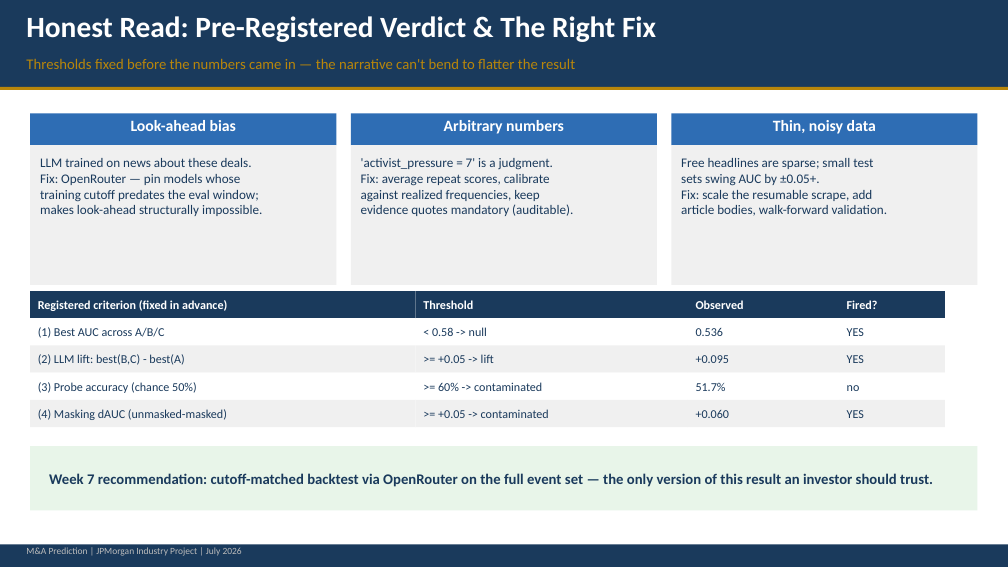
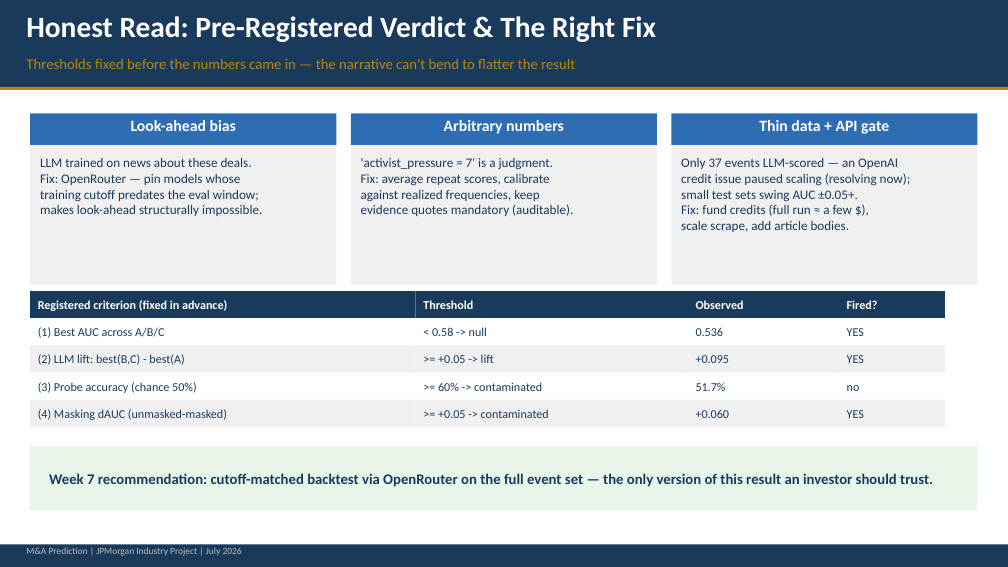
Before and after one commit to cindyfu0312/ucb-jpm-MA-prediction, a slide deck: slide 12 of reports/week6_llm_ma_prediction_presentation.pptx. Drawn at 1008x567 pixels with LibreOffice and Linux fonts; fonts in the diff are those of the drawing. Boxes give left, top, right and bottom in pixels: in the first picture for what was removed or moved away, otherwise in the second. Text is boxed around its words. In the diff, an @@ line names an element or a change of style, - is before the commit and + after.

Commit message:
Deck: surface the OpenAI API credit issue honestly
- Exec-summary scope banner now names it: LLM scaling paused on an OpenAI
  credit issue being resolved; pipeline runs, only the paid step is gated
  (~$0.39 spent, 37 of 126 scraped events scored)
- Verdict slide 'Thin data' card reframed to 'Thin data + API gate'

```diff
--- a/reports/week6_llm_ma_prediction_presentation.pptx
+++ b/reports/week6_llm_ma_prediction_presentation.pptx
@@ text at <box>759,120,889,134</box>: text changed @@
-Thin, noisy data
+Thin data + API gate
@@ text at <box>681,158,911,232</box>: text changed @@
-Free headlines are sparse; small test
-sets swing AUC by ±0.05+.
-Fix: scale the resumable scrape, add
-article bodies, walk-forward validation.
+Only 37 events LLM-scored — an OpenAI
+credit issue paused scaling (resolving now);
+small test sets swing AUC ±0.05+.
+Fix: fund credits (full run ≈ a few $),
+scale scrape, add article bodies.
```
Also in this commit, not shown: 1 other slide changed, 1 other file.
